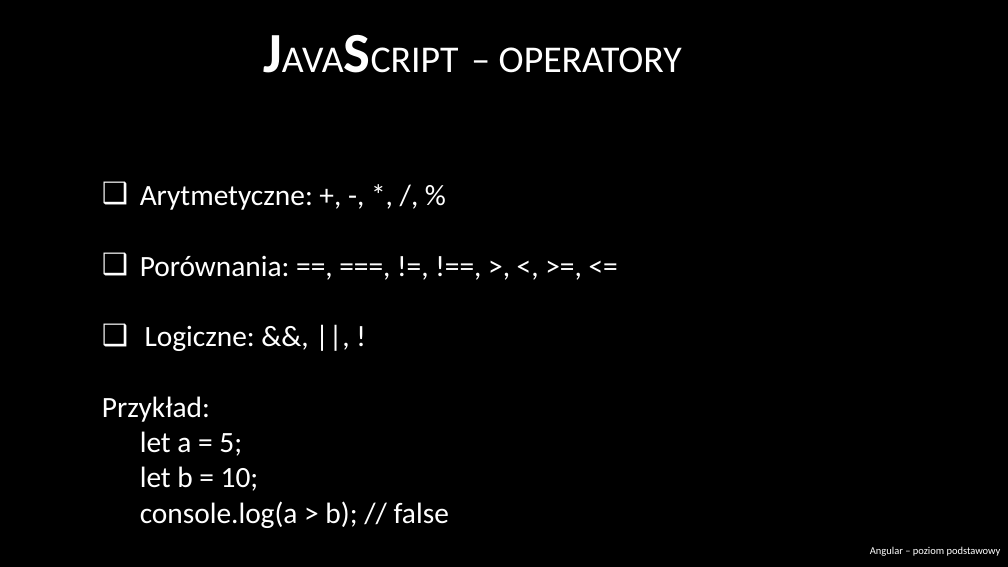
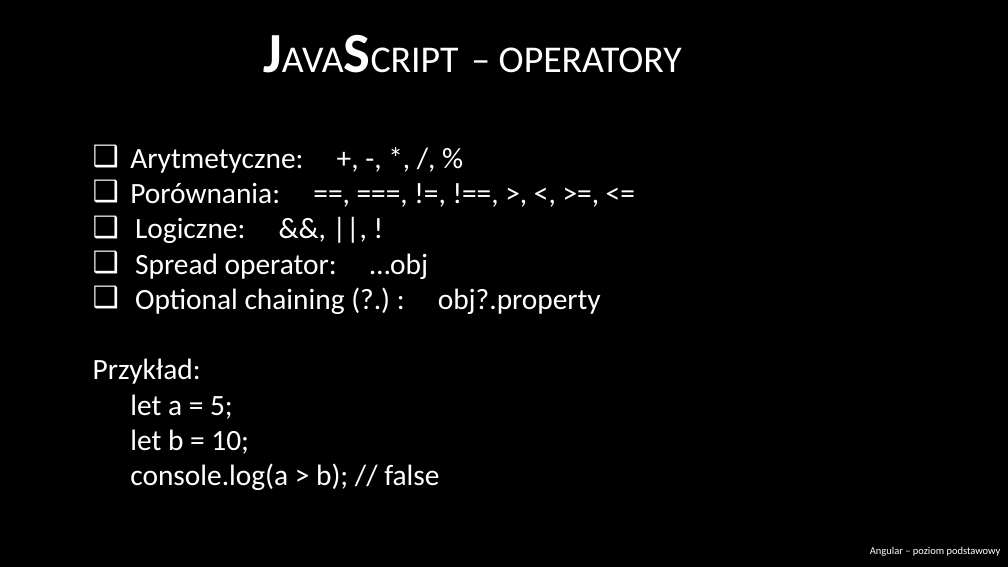
Before and after one commit to Fraszczak/angular-course, a slide deck: slide 19 of prezentacja/Angular beginner.pptx. Drawn at 1008x567 pixels with LibreOffice and Linux fonts; fonts in the diff are those of the drawing; background and template pictures are left out. Boxes give left, top, right and bottom in pixels: in the first picture for what was removed or moved away, otherwise in the second. Text is boxed around its words. In the diff, an @@ line names an element or a change of style, - is before the commit and + after.

```diff
--- a/prezentacja/Angular beginner.pptx
+++ b/prezentacja/Angular beginner.pptx
@@ text "Arytmetyczne: +, -, *, /, ...": place and size @@
-text "Arytmetyczne: +, -, *, /, ..." at (102, 186, 449, 528)
+text "Arytmetyczne: +, -, *, /, ..." at (93, 149, 601, 490)
@@ text at (135, 253, 601, 314): paragraphs added @@
+❑ Spread operator: …obj
+❑ Optional chaining (?.) : obj?.property
```
Also in this commit, not shown: 1 other slide changed, 1 slide added.
